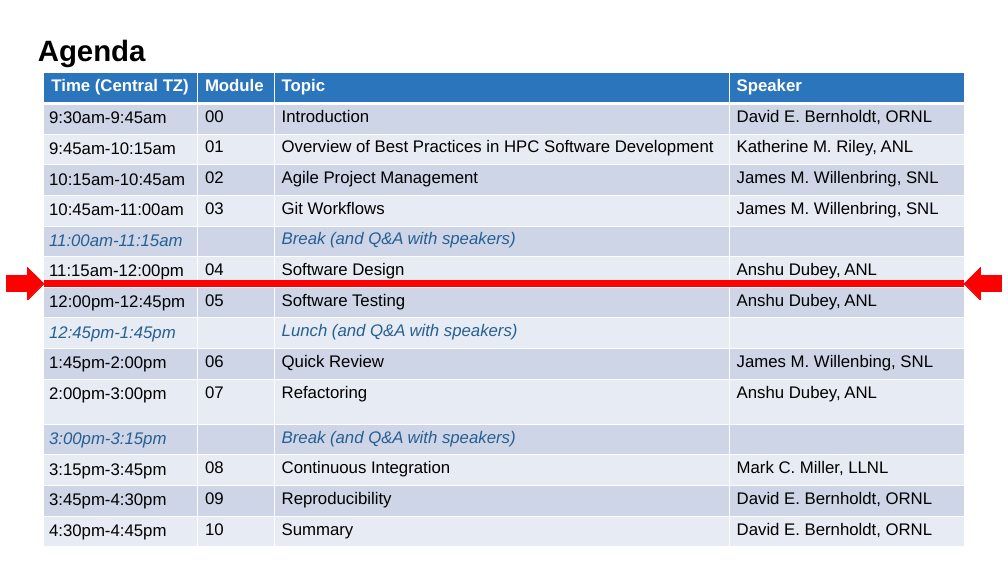
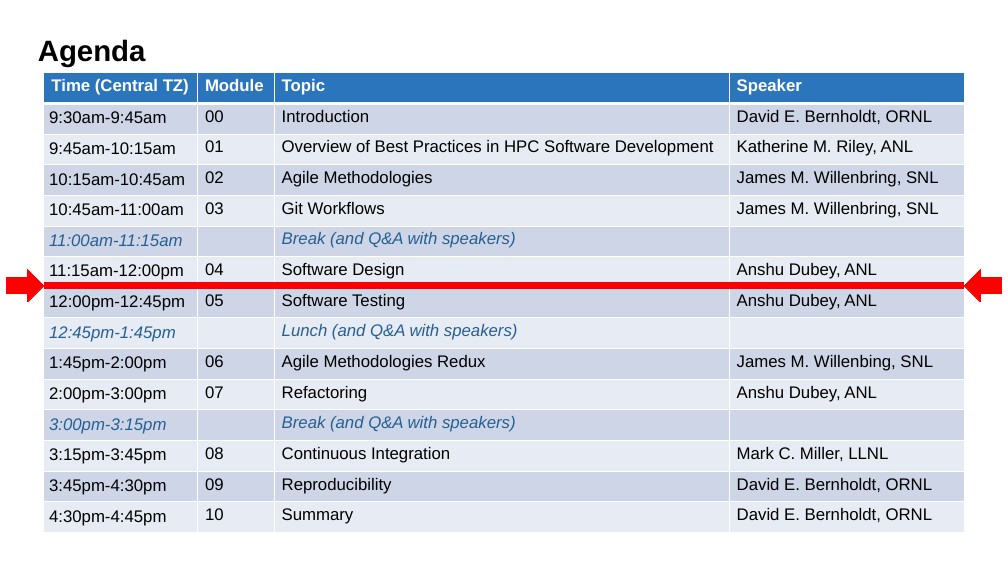
Before and after one commit to betterscientificsoftware/bssw-tutorial, a slide deck: slide 6 of presentations/agenda-master.pptx. Drawn at 1008x567 pixels with LibreOffice and Linux fonts; fonts in the diff are those of the drawing. Boxes give left, top, right and bottom in pixels: in the first picture for what was removed or moved away, otherwise in the second. Text is boxed around its words. In the diff, an @@ line names an element or a change of style, - is before the commit and + after.

Commit message:
Update title of Quick Review and fix spacing problem on Refactoring entry

```diff
--- a/presentations/agenda-master.pptx
+++ b/presentations/agenda-master.pptx
@@ table at <box>44,73,964,532</box> @@
-row 4, column 3: Agile Project Management
+row 4, column 3: Agile Methodologies
-row 10, column 3: Quick Review
+row 10, column 3: Agile Methodologies Redux
```
Also in this commit, not shown: 10 other slides changed.
